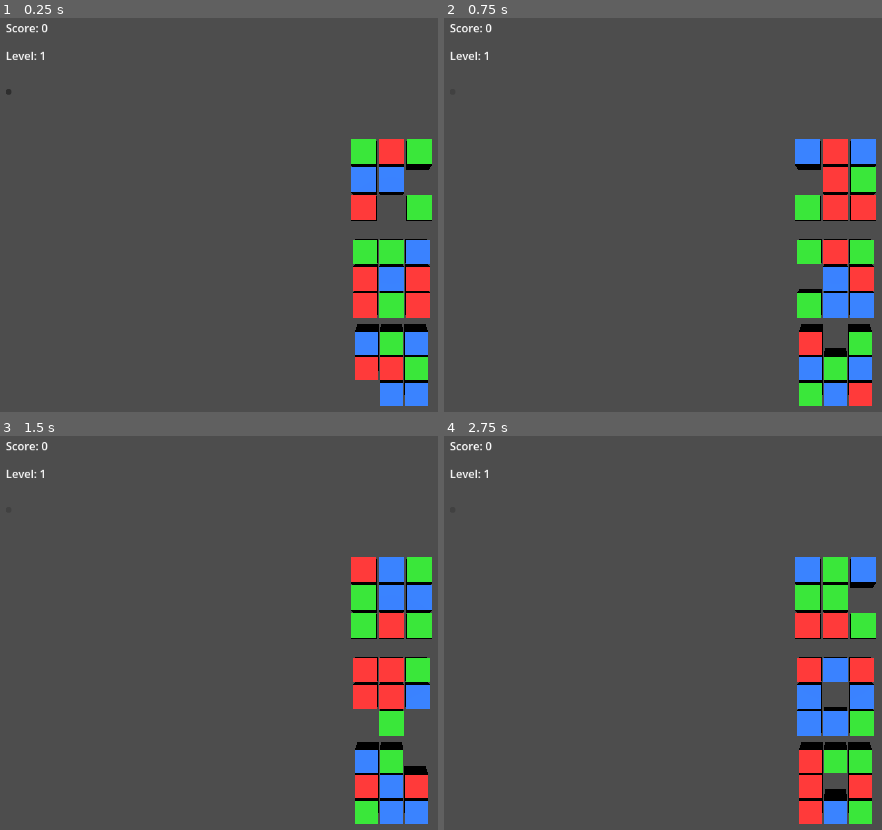
Above: before the commit, frames 1-4 (two rows, left to right).
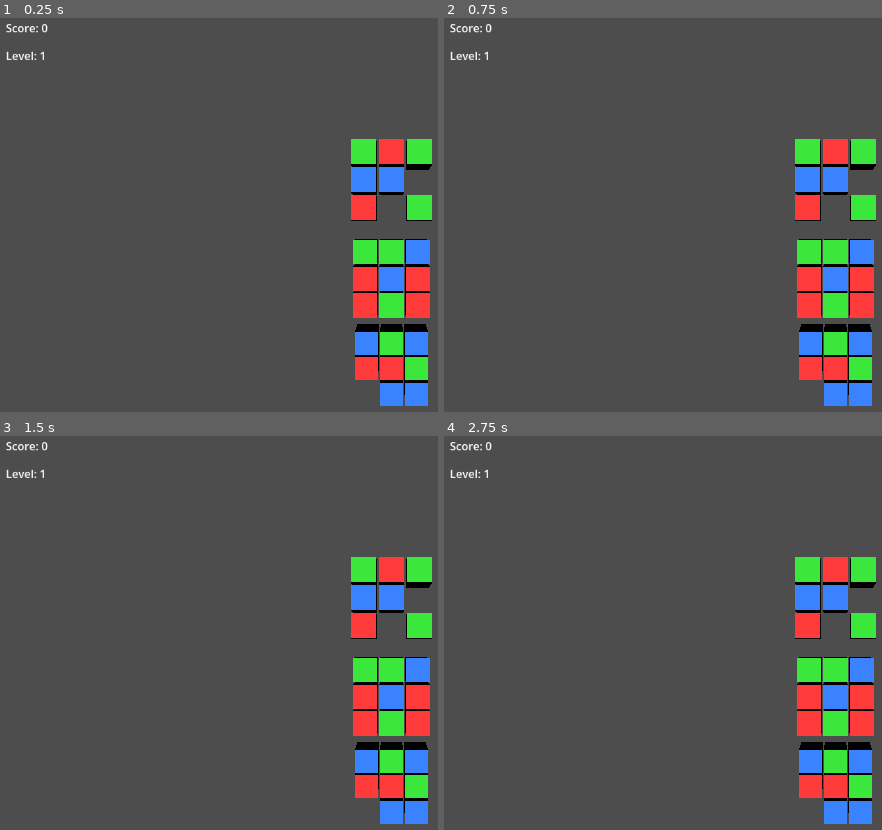
Above: after the commit, the same moments.

Repository: rochanehurst/TripleSort
Game: Godot game, scene res://scenes/core/GameScene.tscn
The game is run twice, just before and just after one commit, with the same random seed, the same clock (stepped at 60 frames per second) and the same inputs.
Inputs (mouse positions are in pixels of both pictures, inside the frame that each line leads up to):
- Up to frame 1 (0.25 s): no input
- Up to frame 2 (0.75 s): click (452, 92) at 0.52 s
- Up to frame 3 (1.5 s): click (8, 510) at 1.27 s
- Up to frame 4 (2.75 s): click (452, 510) at 2.02 s

The runs differ from the first frame. In frame 1, less than 0.1% of the frame differs, in the area x 1-3%, y 18-20%; in frame 2, 7.8%, in the area x 80-99%, y 30-99%; in frame 3, 6.1%; in frame 4, 7.2%.

Commit message:
Improve drop snapping, add win screen

Diff:
--- a/scripts/core/Board.gd
+++ b/scripts/core/Board.gd
@@ -109,7 +109,7 @@
 					best_row = row
 					best_col = col
 
-	if best_shelf != null and best_dist < best_shelf.SLOT_SIZE * 0.75:
+	if best_shelf != null and best_dist < best_shelf.SLOT_SIZE * 1.5:
 		best_shelf.place_object(_dragging_object, best_row, best_col)
 		_dragging_object.global_position = best_shelf.get_slot_world_position(best_row, best_col)
 		_dragging_object.end_drag()
--- a/scripts/ui/HUD.gd
+++ b/scripts/ui/HUD.gd
@@ -9,6 +9,7 @@
 	EventBus.level_completed.connect(_on_level_completed)
 	EventBus.level_failed.connect(_on_level_failed)
 	restart_button.pressed.connect(_on_restart_pressed)
+	restart_button.visible = false
 	_update_labels()
 
 func _update_labels() -> void:
@@ -19,7 +20,7 @@
 	score_label.text = "Score: " + str(new_score)
 
 func _on_level_completed() -> void:
-	restart_button.text = "Next Level"
+	restart_button.text = "🎉 Next Level!"
 	restart_button.visible = true
 
 func _on_level_failed() -> void:
